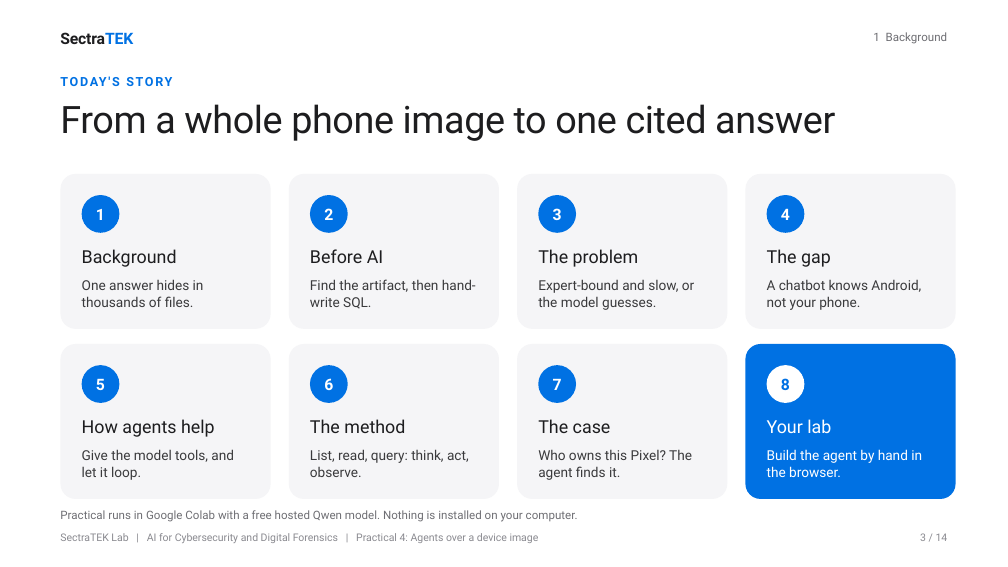
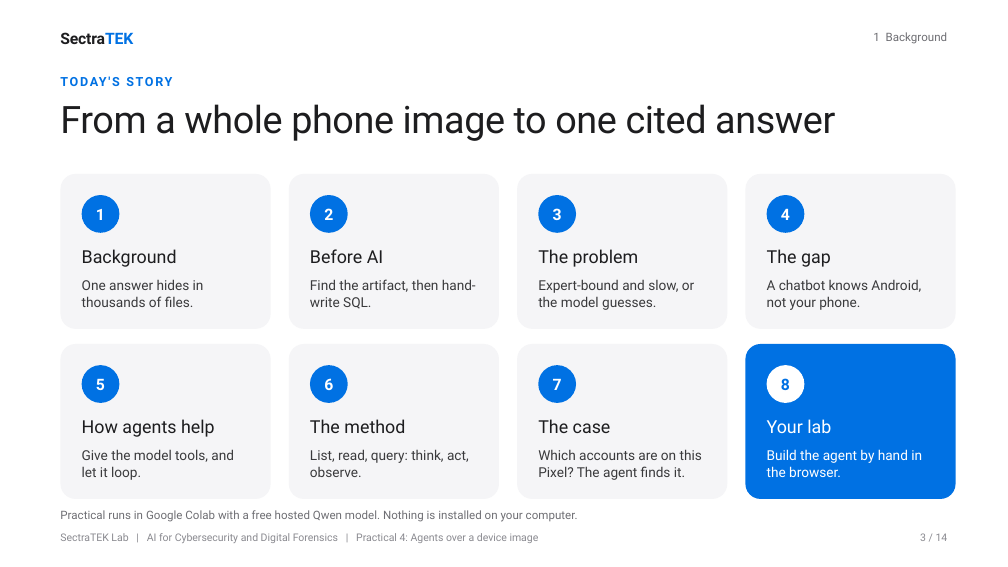
Before and after one commit to danjethh/sectratek-AI-Lab, a slide deck: slide 3 of df_llm_labs/lab4_qwen/slides/SectraTEK_Practical4_Agent.pptx. Drawn at 1008x567 pixels with LibreOffice and Linux fonts; fonts in the diff are those of the drawing. Boxes give left, top, right and bottom in pixels: in the first picture for what was removed or moved away, otherwise in the second. Text is boxed around its words. In the diff, an @@ line names an element or a change of style, - is before the commit and + after.

```diff
--- a/df_llm_labs/lab4_qwen/slides/SectraTEK_Practical4_Agent.pptx
+++ b/df_llm_labs/lab4_qwen/slides/SectraTEK_Practical4_Agent.pptx
@@ text at (538,449,702,480): text changed @@
-Who owns this Pixel? The agent finds it.
+Which accounts are on this Pixel? The agent finds it.
```
Also in this commit, not shown: 3 other slides changed, 13 other files.
